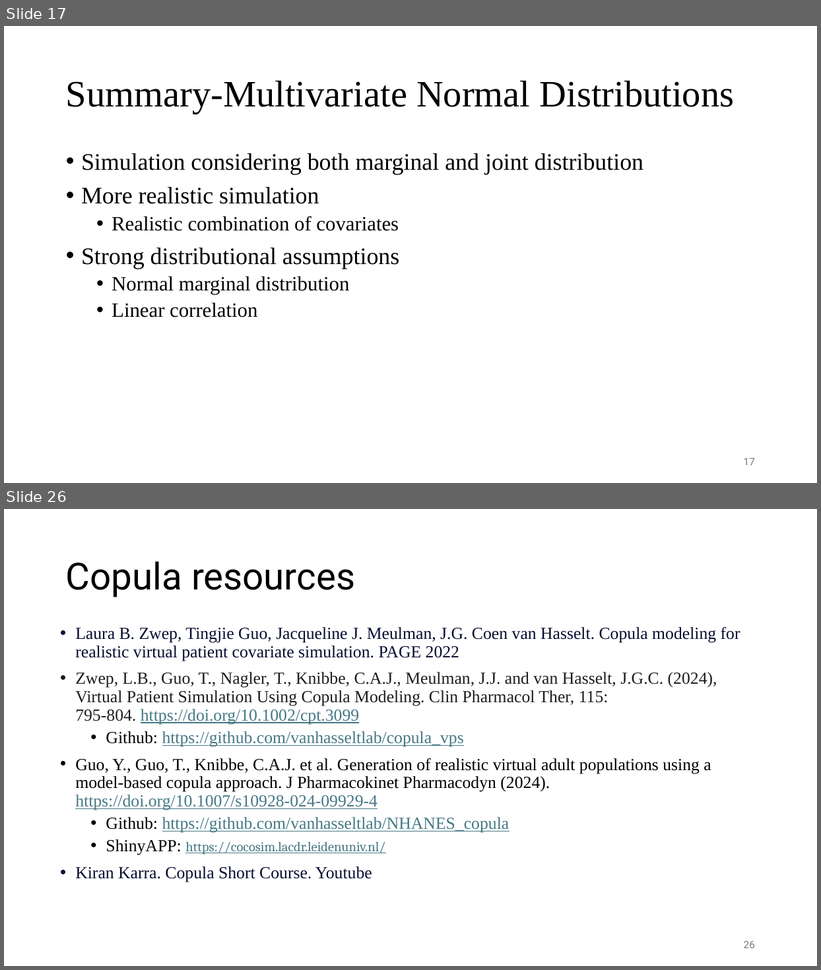
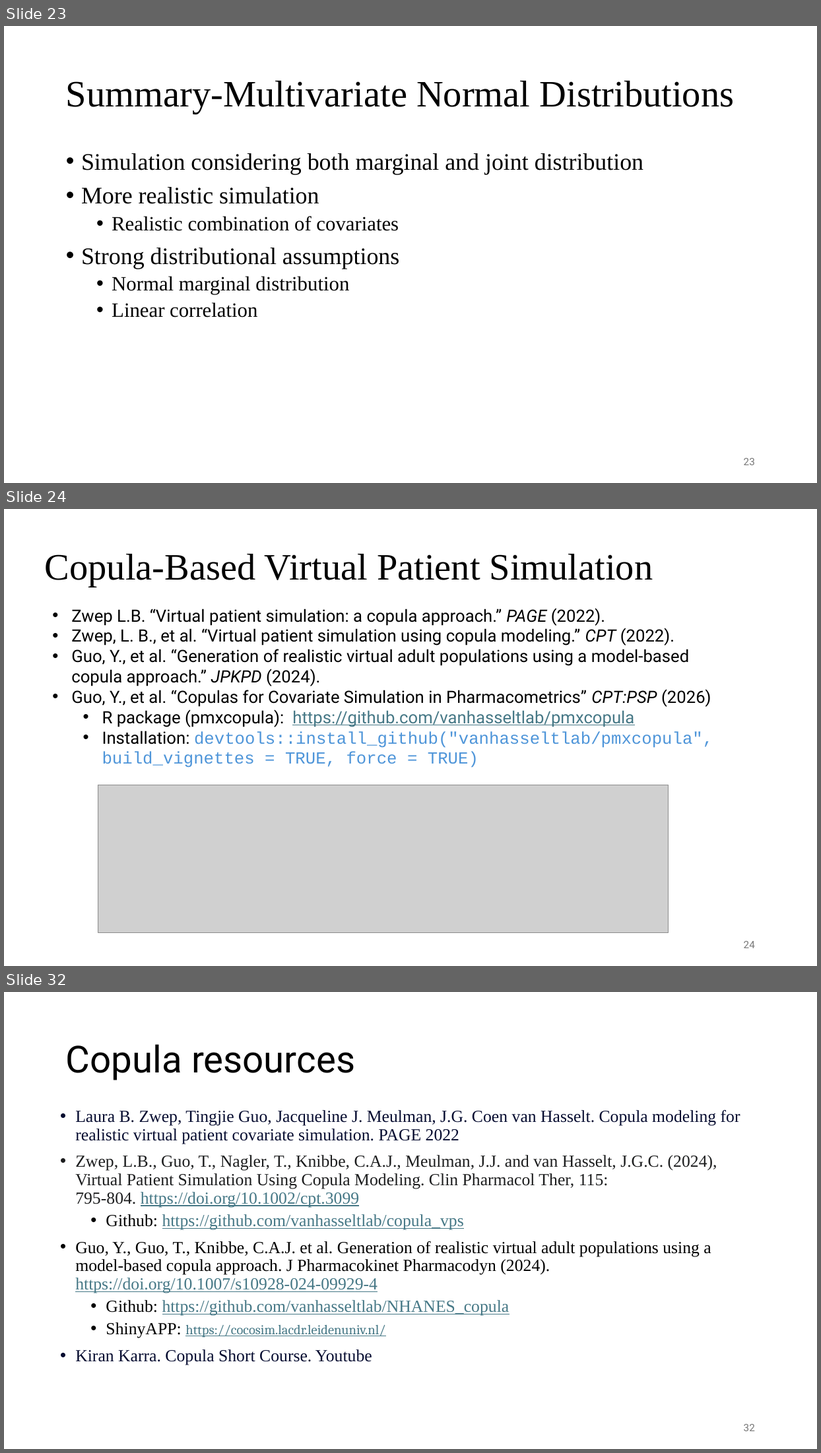
Before and after one commit to UMN-ECP-PMX/ecp8506_26f, a slide deck: wk11/wk11_slides.pptx. Shown one above the other, each under a label of ours: slides 17 and 26 before the commit, slides 23, 24 and 32 after it; the slides between them are not shown. The pictures are 821x970 and 821x1453 pixels, drawn with LibreOffice and Linux fonts; fonts in the diff are those of the drawing; grey boxes stand for pictures. Boxes give left, top, right and bottom in pixels: in the first picture for what was removed or moved away, otherwise in the second. Text is boxed around its words. In the diff, an @@ line names an element or a change of style, - is before the commit and + after.

```diff
--- a/wk11/wk11_slides.pptx
+++ b/wk11/wk11_slides.pptx
@@ slide 24 added at [4, 509, 817, 966], background #FFFFFF @@
@@ title added at [45, 553, 653, 587], 44 pt, text #000000 @@
+Copula-Based Virtual Patient Simulation
@@ text added at [71, 608, 713, 768], 20 pt, text #000000 @@
+• Zwep L.B. “Virtual patient simulation: a copula approach.” PAGE (2022).
+• Zwep, L. B., et al. “Virtual patient simulation using copula modeling.” CPT (2022).
+• Guo, Y., et al. “Generation of realistic virtual adult populations using a model-based copula approach.” JPKPD (2024).
+• Guo, Y., et al. “Copulas for Covariate Simulation in Pharmacometrics” CPT:PSP (2026)
+  • R package (pmxcopula): https://github.com/vanhasseltlab/pmxcopula
+  • Installation: devtools::install_github("vanhasseltlab/pmxcopula", build_vignettes = TRUE, force = TRUE)
@@ picture added at [98, 786, 668, 933] @@
@@ page number added at [744, 941, 755, 949], 12 pt, text #797979 @@
+24
@@ what was slide 17 is now slide 23 @@
@@ page number at [744, 458, 755, 466]: text changed @@
-17
+23
@@ what was slide 26 is now slide 32 @@
@@ page number at [744, 1424, 755, 1432]: text changed @@
-26
+32
```
Also in this commit, not shown: 13 slides changed, 9 other slides added, 3 slides removed, 3 other files.
